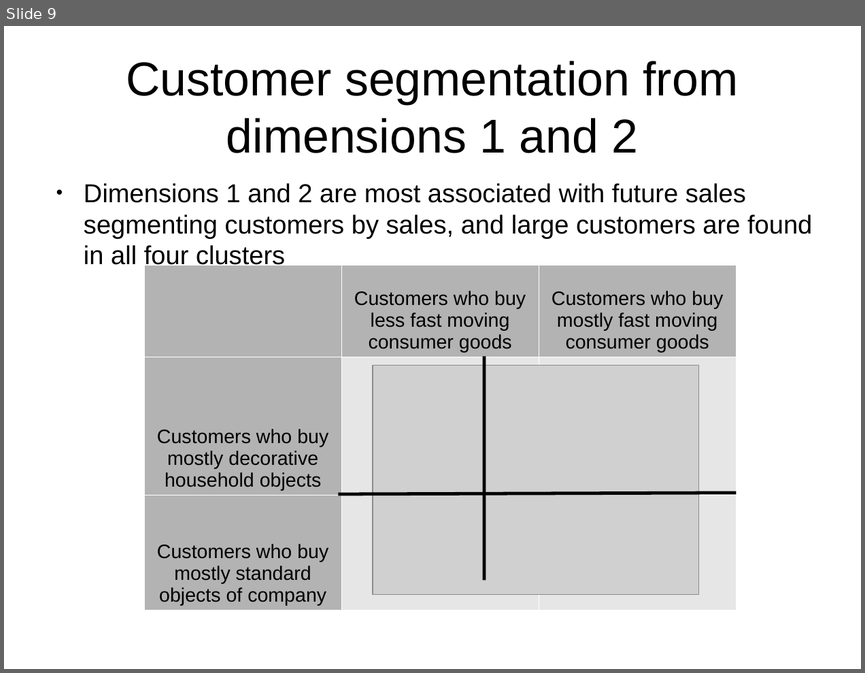
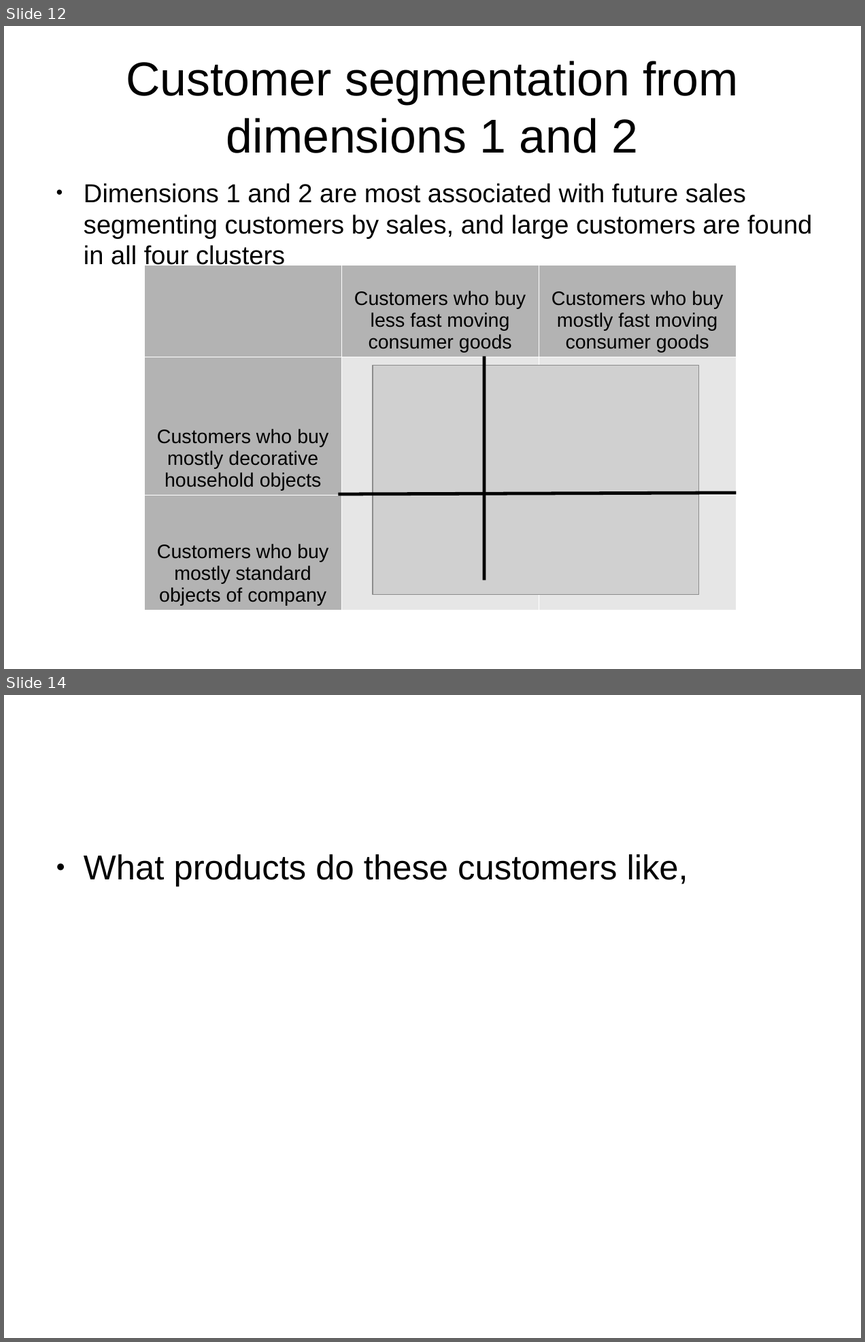
Before and after one commit to leexa90/E-commece-Data-Science, a slide deck: Present.odp. Shown one above the other, each under a label of ours: slide 9 before the commit, slides 12 and 14 after it; the slides between them are not shown. The pictures are 865x673 and 865x1342 pixels, drawn with LibreOffice and Linux fonts; fonts in the diff are those of the drawing; grey boxes stand for pictures. Boxes give left, top, right and bottom in pixels: in the first picture for what was removed or moved away, otherwise in the second. Text is boxed around its words. In the diff, an @@ line names an element or a change of style, - is before the commit and + after.

```diff
--- a/Present.odp
+++ b/Present.odp
@@ slide 14 added at bbox=[4, 695, 861, 1338], background #FFFFFF @@
@@ text added at bbox=[84, 854, 688, 887], 32 pt, text #000000 @@
+● What products do these customers like,
@@ what was slide 9 is now slide 12 @@
```
Also in this commit, not shown: 6 slides changed, 3 other slides added, 1 slide removed, 2 other files.
